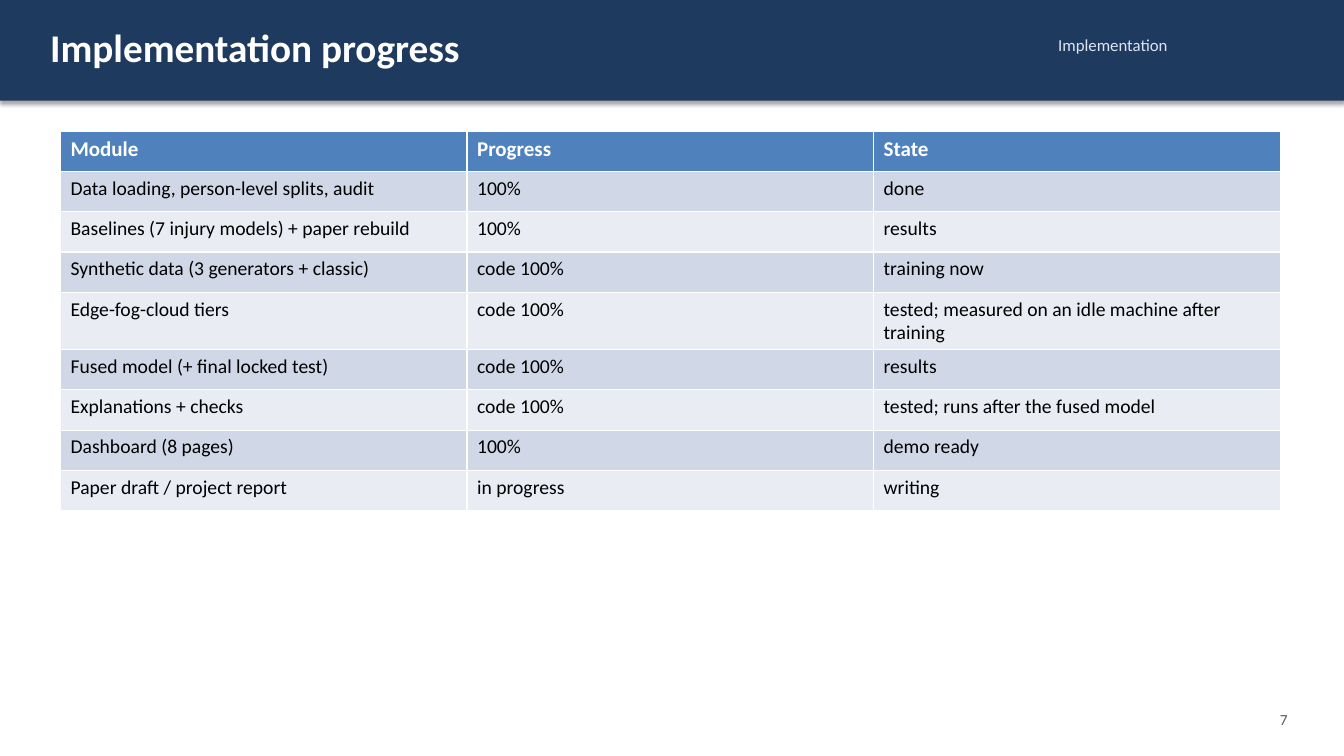
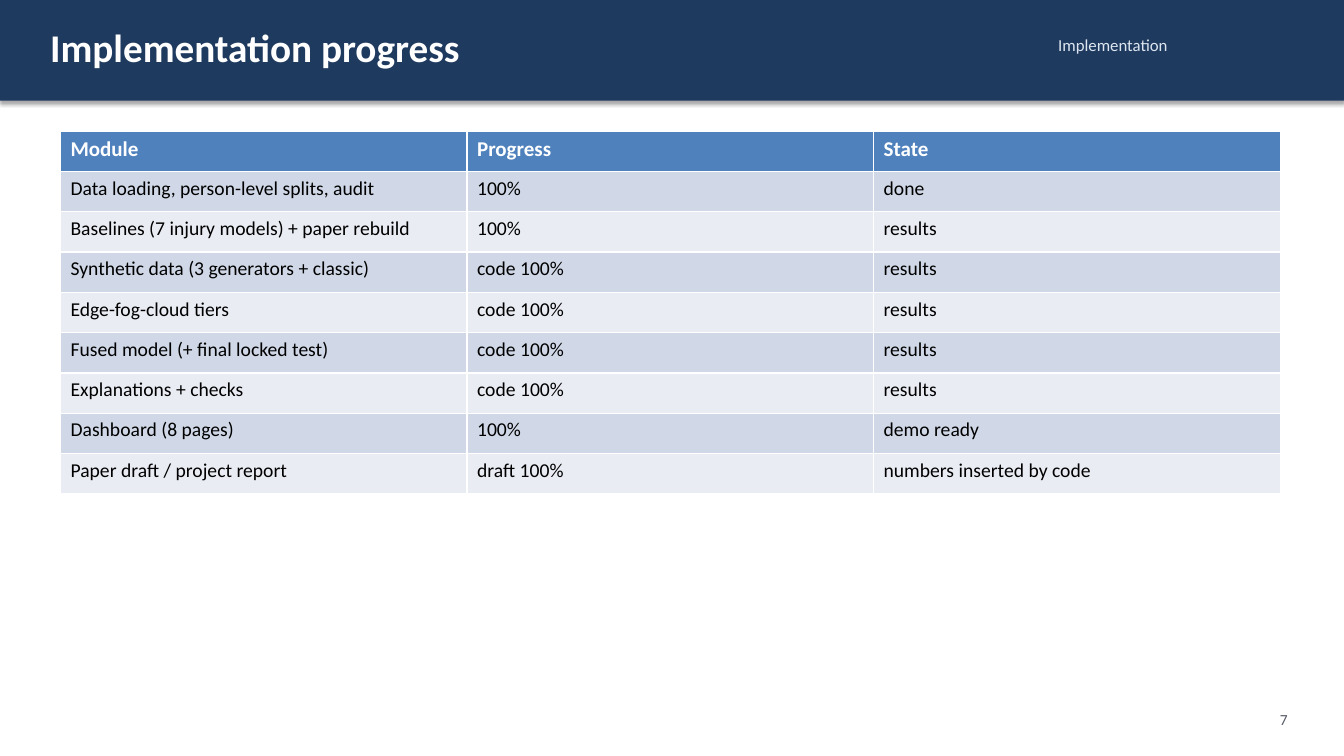
Before and after one commit to NamanJain017/SynAthlete-AIoT, a slide deck: slide 7 of slides/review2.pptx. Drawn at 1344x756 pixels with LibreOffice and Linux fonts; fonts in the diff are those of the drawing. Boxes give left, top, right and bottom in pixels: in the first picture for what was removed or moved away, otherwise in the second. Text is boxed around its words. In the diff, an @@ line names an element or a change of style, - is before the commit and + after.

```diff
--- a/slides/review2.pptx
+++ b/slides/review2.pptx
@@ table at (60, 131, 1279, 494) @@
-row 4, column 3: training now
+row 4, column 3: results
-row 5, column 3: tested; measured on an idle machine after training
+row 5, column 3: results
-row 7, column 3: tested; runs after the fused model
+row 7, column 3: results
-row 9, column 2: in progress
+row 9, column 2: draft 100%
-row 9, column 3: writing
+row 9, column 3: numbers inserted by code
```
Also in this commit, not shown: 6 other slides changed, 1 slide added, 1 slide removed, 8 other files.
